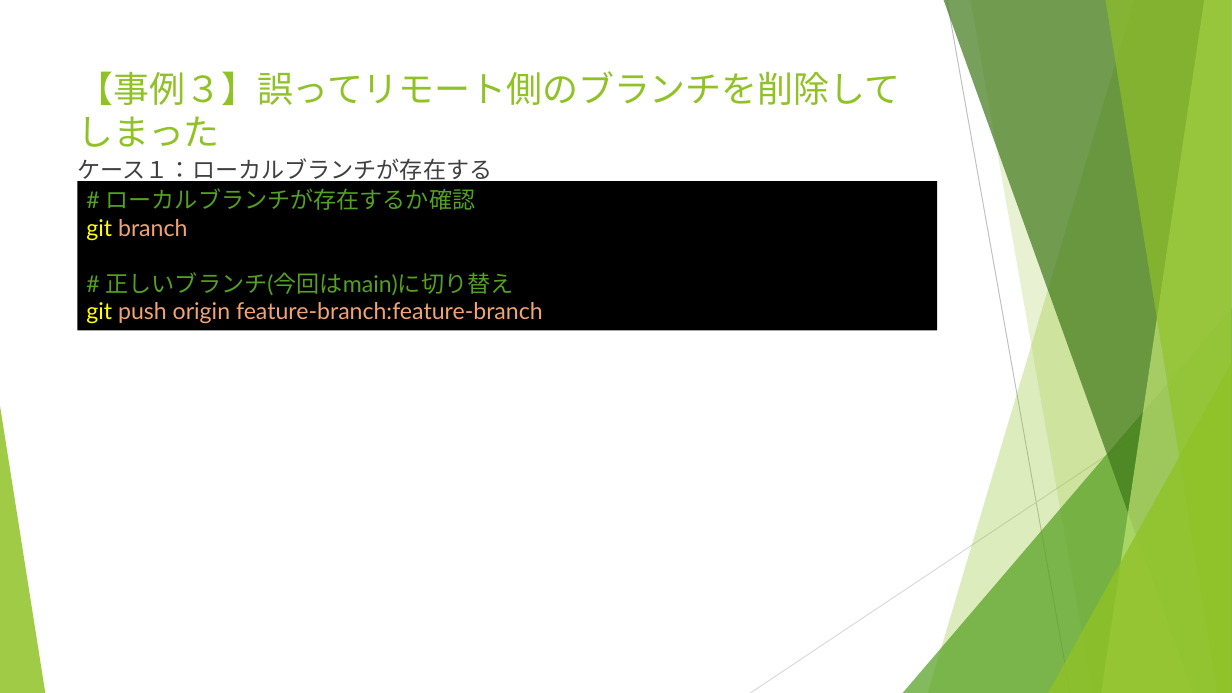
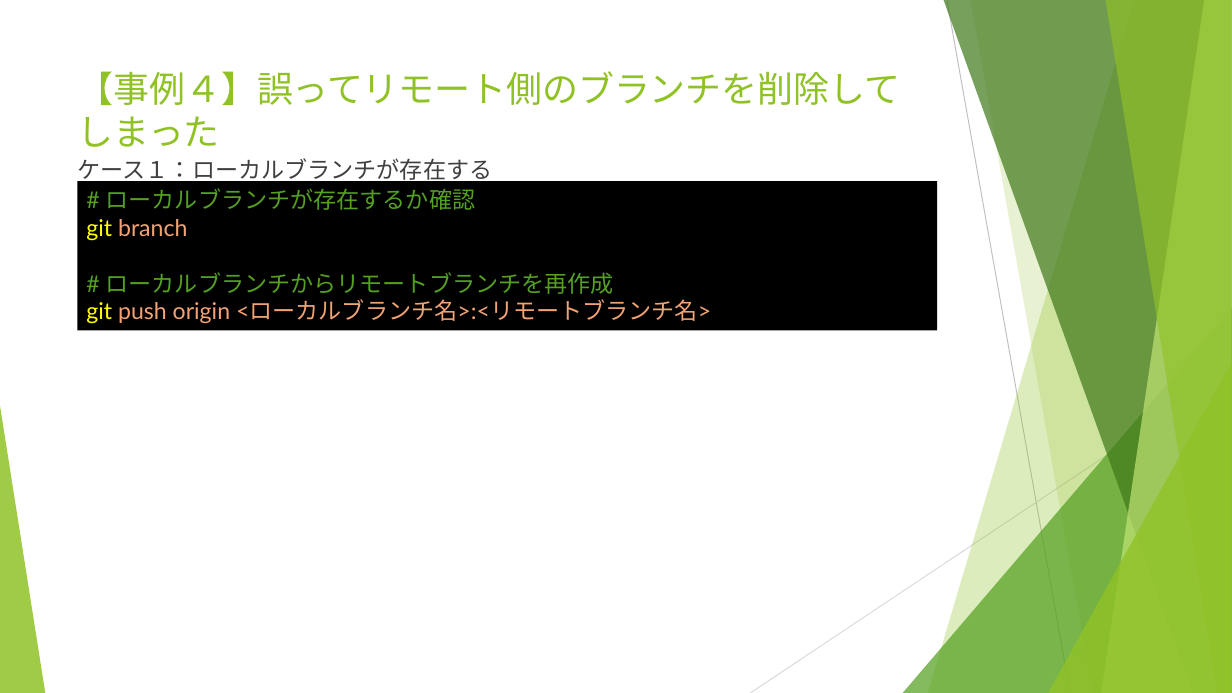
Before and after one commit to yusuke8655/git-trouble-shooting, a slide deck: slide 17 of Gitトラブルシューティング.pptx (slide 13 before the commit). Drawn at 1232x693 pixels with LibreOffice and Linux fonts; fonts in the diff are those of the drawing. Boxes give left, top, right and bottom in pixels: in the first picture for what was removed or moved away, otherwise in the second. Text is boxed around its words. In the diff, an @@ line names an element or a change of style, - is before the commit and + after.

```diff
--- a/Gitトラブルシューティング.pptx
+++ b/Gitトラブルシューティング.pptx
@@ title at (x1=78, y1=71, x2=900, y2=147): text changed @@
-【事例３】誤ってリモート側のブランチを削除してしまった
+【事例４】誤ってリモート側のブランチを削除してしまった
@@ text in rectangle at (x1=86, y1=272, x2=711, y2=324): text changed @@
-# 正しいブランチ(今回はmain)に切り替え
-git push origin feature-branch:feature-branch
+# ローカルブランチからリモートブランチを再作成
+git push origin <ローカルブランチ名>:<リモートブランチ名>
```
Also in this commit, not shown: 13 other slides changed, 5 slides added.
